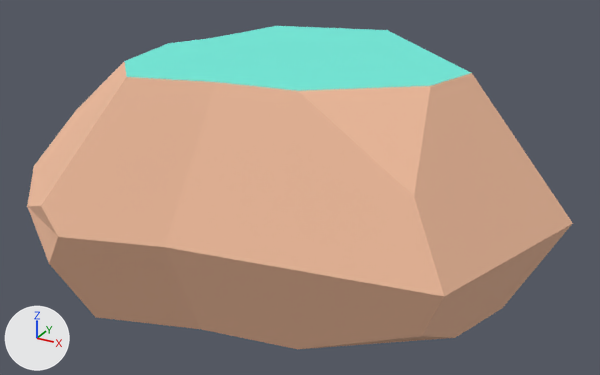
An edit to the glTF model assets/nature_kit/rock_largeF.glb, drawn before and after from the same camera.
The view is the same before and after, from a 50 mm lens placed at (0.776, -1.419, 0.849), pointed at (0.005, -0.018, 0.148). Every picture has the same lights, and +X, +Y and +Z are marked at lower left. The picture after the commit comes second. Where no turn or scale is listed for an object, it has been applied to the vertices.

Script lines for the objects in view, before the commit:
```python
mat_dirt = principled_material('dirt')
mat_dirt.base_color = (0.886, 0.514, 0.341)  # beige #f2be9e
mat_dirt.metallic = 0.05
mat_dirt.roughness = 0.85
mat_grass = principled_material('grass')
mat_grass.base_color = (0.173, 0.847, 0.722)  # cyan #73eddd
mat_grass.metallic = 0.05
mat_grass.roughness = 0.85
me_mesh_rock_largef = bpy.data.meshes.new('Mesh rock_largeF')
me_mesh_rock_largef.from_pydata(...)  # 35 vertices, 73 faces; spans x -0.548..0.548, y -0.449..0.449, z 0.0..0.479
# faces by material slot: [58, 8, 7]
me_mesh_rock_largef.materials.append(mat_dirt)  # beige #f2be9e
me_mesh_rock_largef.materials.append(mat_grass)  # cyan #73eddd
me_mesh_rock_largef.materials.append(mat_defaultmat)  # white #ffffff
ob_rock_largef = bpy.data.objects.new('rock_largeF', me_mesh_rock_largef)
ob_rock_largef.location = (0.0, 0.0, -0.05)
```
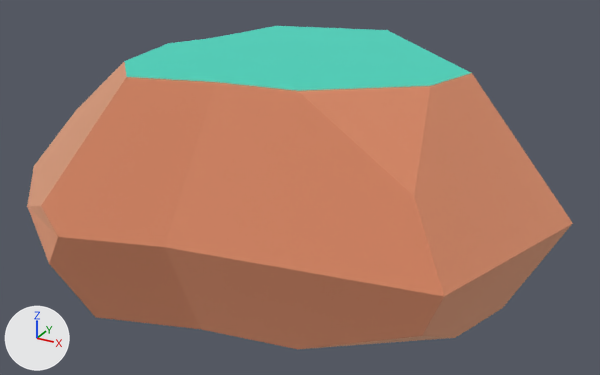
Pixel boxes [x1, y1, x2, y2] of what changed, in the pictures (600 x 375 px):
'rock_largeF', surface changed: [27, 26, 573, 349] in both

The change in detail:
In material 'dirt' (mat_dirt), metallic goes from 0.05 to 1.0.
In material 'dirt' (mat_dirt), roughness goes from 0.85 to 1.0.
In material 'grass' (mat_grass), metallic goes from 0.05 to 1.0.
Object 'tmpParent' (ob_tmpparent) is deleted.
